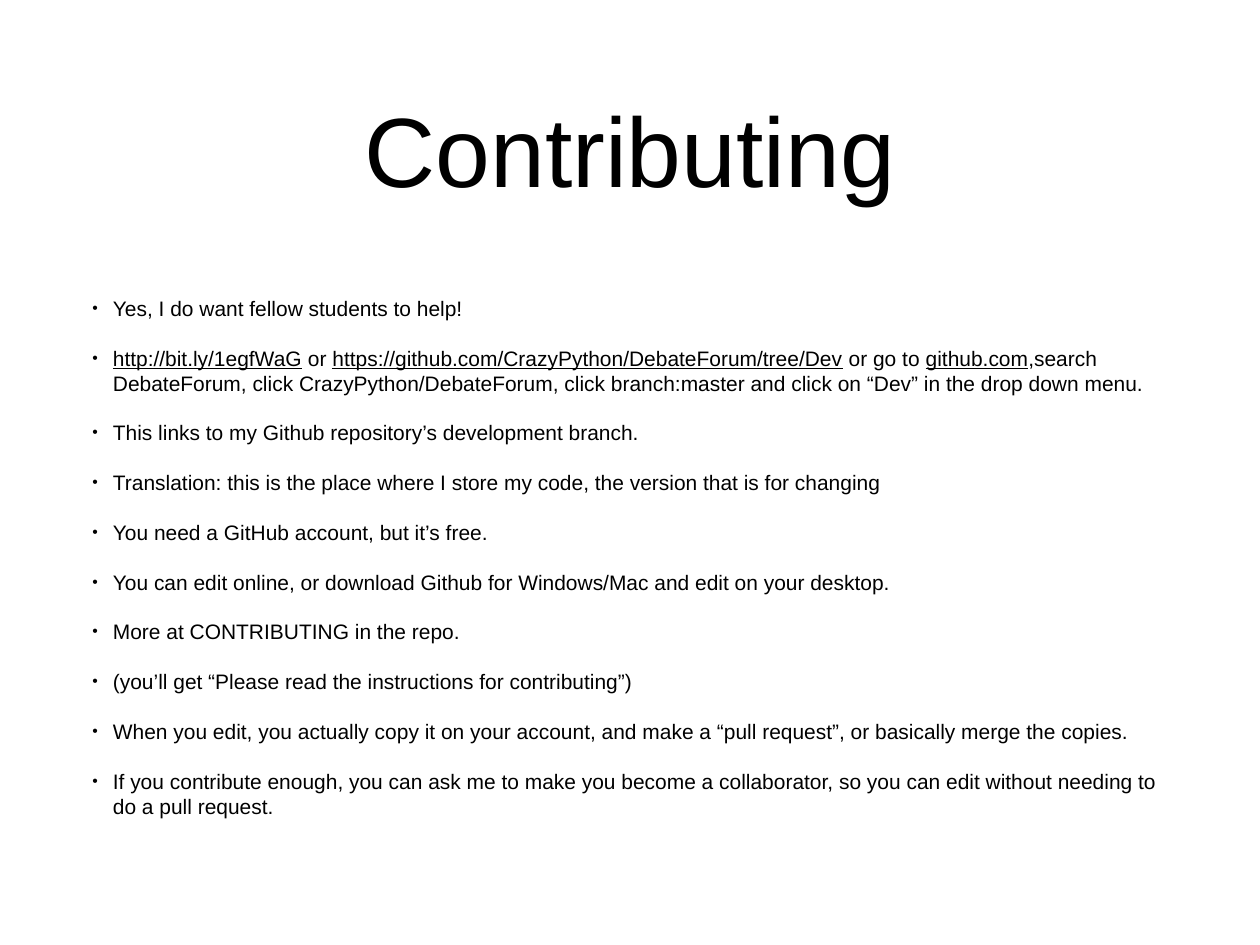
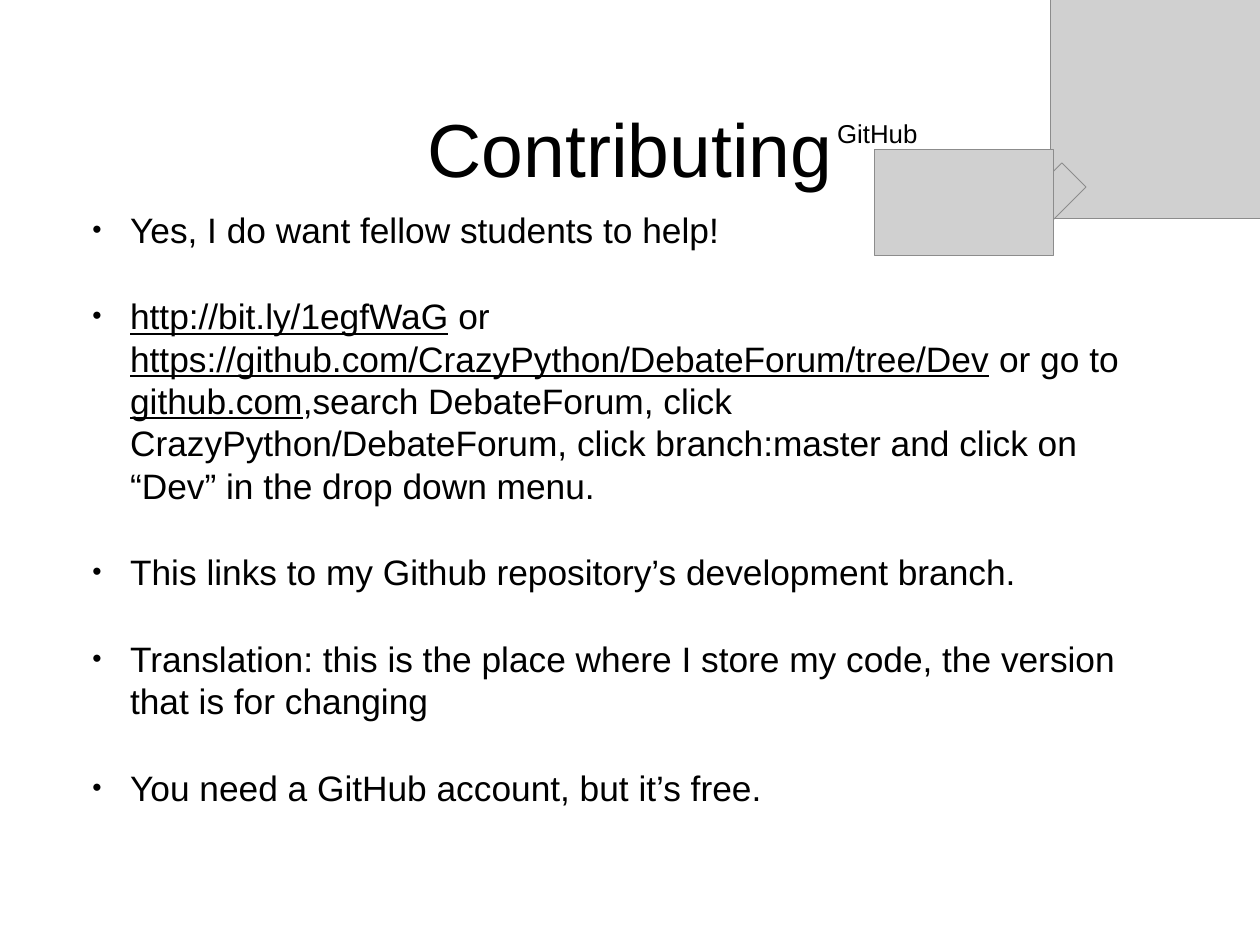
Before and after one commit to CrazyPython/DebateForum, a slide deck: slide 10 of Presentation.ppt (slide 5 before the commit). Drawn at 1260x945 pixels with LibreOffice and Linux fonts; fonts in the diff are those of the drawing; grey boxes stand for pictures. Boxes give left, top, right and bottom in pixels: in the first picture for what was removed or moved away, otherwise in the second. Text is boxed around its words. In the diff, an @@ line names an element or a change of style, - is before the commit and + after.

```diff
--- a/Presentation.ppt
+++ b/Presentation.ppt
@@ picture added at bbox=[1050, 0, 1260, 218] @@
@@ title "Contributing" at bbox=[428, 122, 833, 192]: size 80 to 61 pt @@
@@ free added at bbox=[831, 113, 924, 153], 21 pt, text #000000 @@
+GitHub
@@ picture added at bbox=[875, 150, 1054, 256] @@
@@ picture added at bbox=[1021, 163, 1086, 229] @@
@@ text "Yes, I do want fellow ...": place and size @@
-text "Yes, I do want fellow ..." at bbox=[113, 300, 1155, 818]
+text "Yes, I do want fellow ..." at bbox=[130, 217, 1118, 806]
@@ text "Yes, I do want fellow ..." at bbox=[130, 217, 1118, 806]: size 17 to 28.7 pt; indent changed; more space between paragraphs @@
@@ text at bbox=[113, 574, 1155, 818]: paragraphs removed @@
-• You can edit online, or download Github for Windows/Mac and edit on your desktop.
-• More at CONTRIBUTING in the repo.
-• (you’ll get “Please read the instructions for contributing”)
-• When you edit, you actually copy it on your account, and make a “pull request”, or basically merge the copies.
-• If you contribute enough, you can ask me to make you become a collaborator, so you can edit without needing to do a pull request.
```
Also in this commit, not shown: 2 other slides changed, 12 slides added, 3 slides removed, 1 other file.
